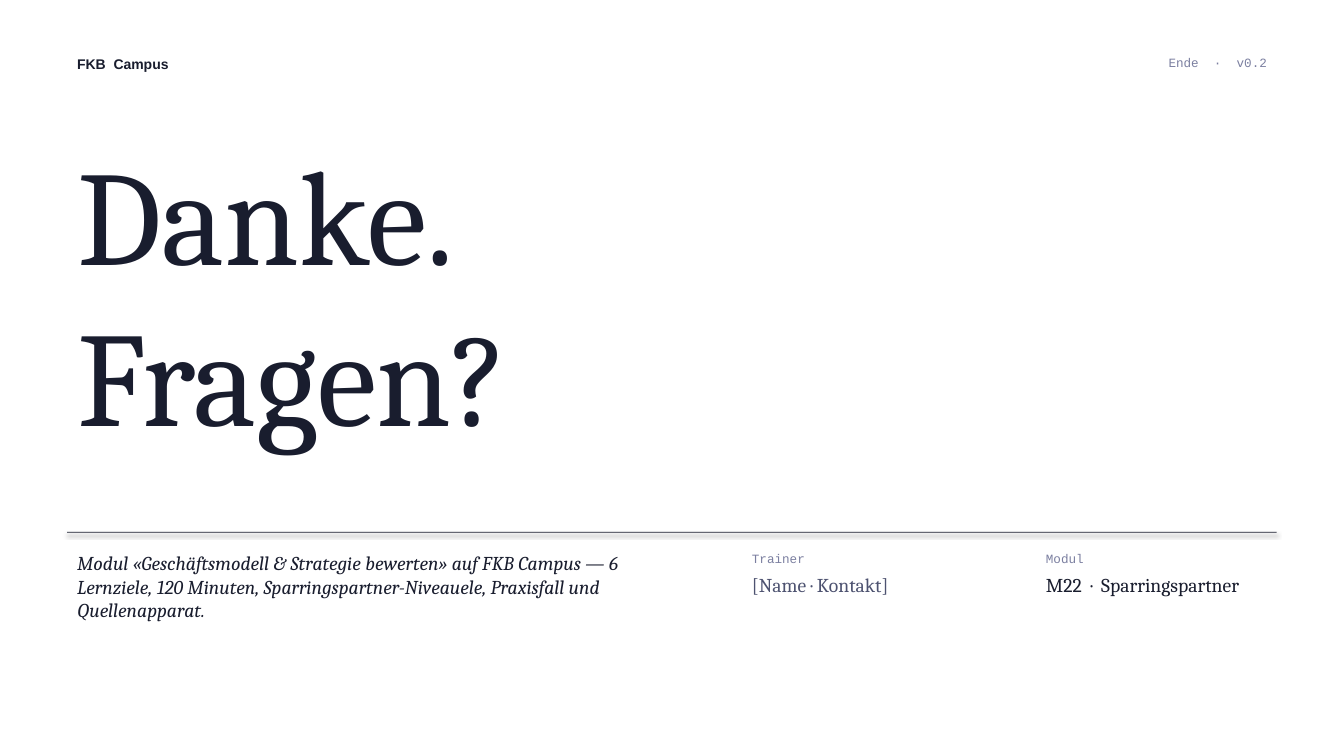
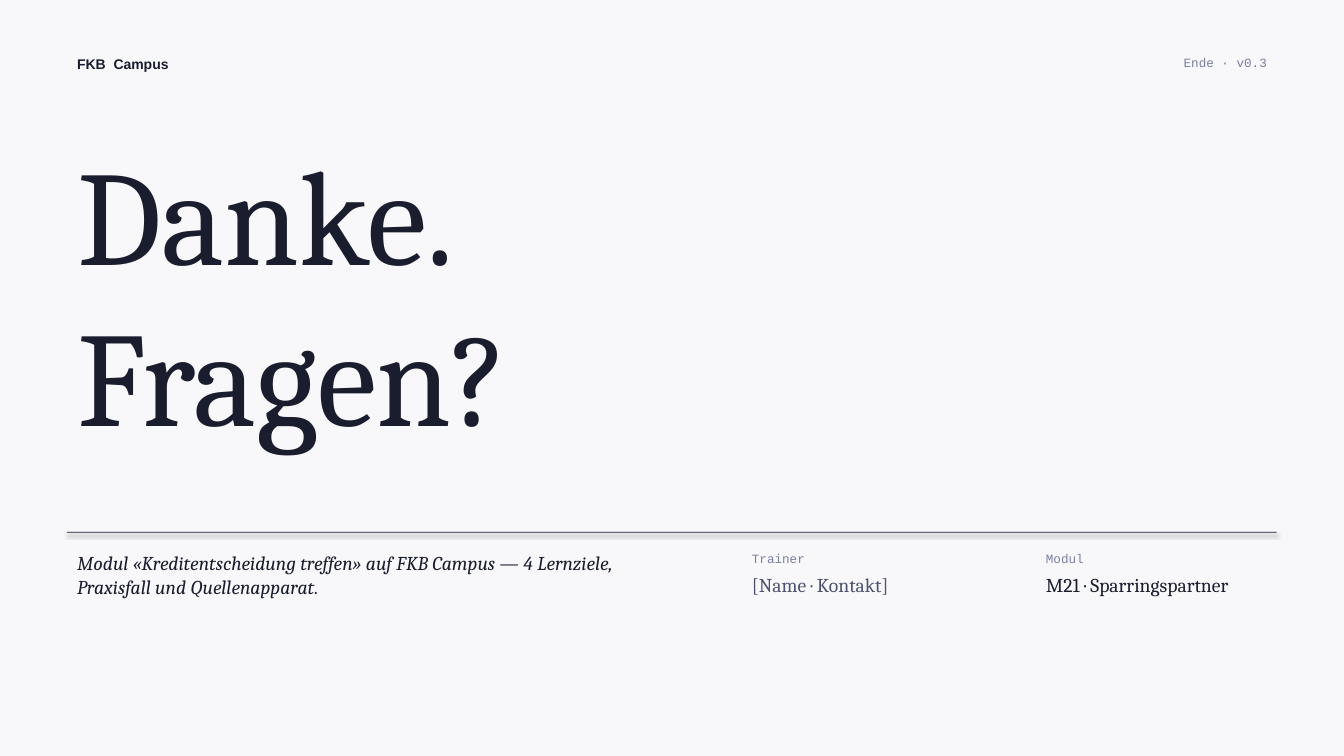
Before and after one commit to ck5rqc47pr-byte/firmenkundenakademie-online, a slide deck: slide 12 of public/downloads/praesentation/M22.pptx. Drawn at 1344x756 pixels with LibreOffice and Linux fonts; fonts in the diff are those of the drawing. Boxes give left, top, right and bottom in pixels: in the first picture for what was removed or moved away, otherwise in the second. Text is boxed around its words. In the diff, an @@ line names an element or a change of style, - is before the commit and + after.

```diff
--- a/public/downloads/praesentation/M22.pptx
+++ b/public/downloads/praesentation/M22.pptx
@@ background #FFFFFF to #F8F8FA @@
@@ text at box(1184, 58, 1267, 67): text changed @@
-Ende · v0.2
+Ende · v0.3
@@ text at box(77, 556, 612, 598): text changed @@
-Modul «Geschäftsmodell & Strategie bewerten» auf FKB Campus — 6 Lernziele, 120 Minuten, Sparringspartner-Niveauele, Praxisfall und Quellenapparat.
+Modul «Kreditentscheidung treffen» auf FKB Campus — 4 Lernziele, Praxisfall und Quellenapparat.
@@ text at box(1046, 578, 1228, 597): text changed @@
-M22 · Sparringspartner
+M21 · Sparringspartner
```
Also in this commit, not shown: 8 other slides changed, 3 slides added, 3 slides removed.
